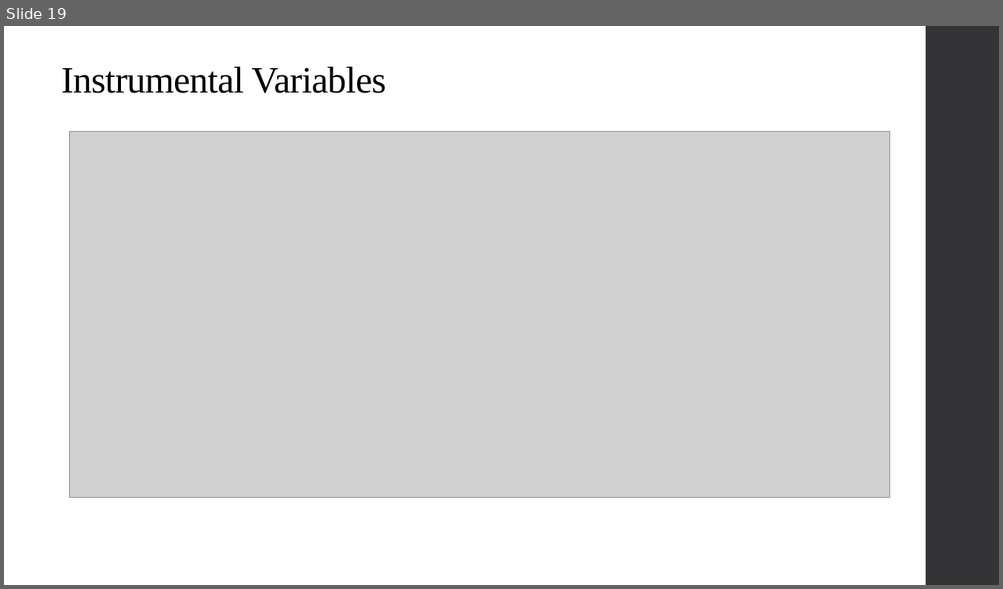
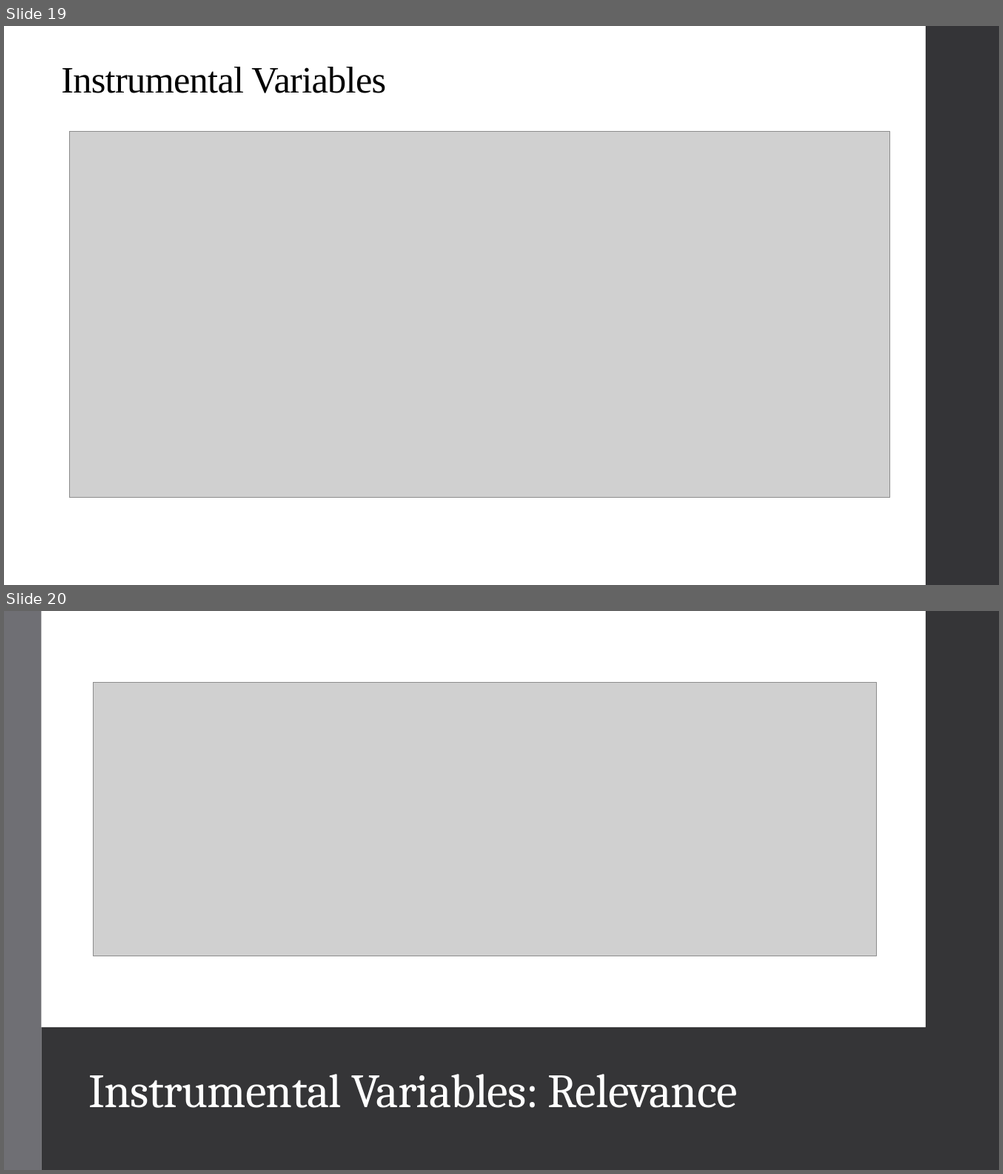
Before and after one commit to qiufei/fork-HAD5744, a slide deck: Lecture06_IV/Lecture6_IVEstimation_2022F.pptx. Shown one above the other, each under a label of ours: slide 19 before the commit, slides 19 and 20 after it. The pictures are 1003x589 and 1003x1174 pixels, drawn with LibreOffice and Linux fonts; fonts in the diff are those of the drawing; grey boxes stand for pictures. Boxes give left, top, right and bottom in pixels: in the first picture for what was removed or moved away, otherwise in the second. Text is boxed around its words. In the diff, an @@ line names an element or a change of style, - is before the commit and + after.

```diff
--- a/Lecture06_IV/Lecture6_IVEstimation_2022F.pptx
+++ b/Lecture06_IV/Lecture6_IVEstimation_2022F.pptx
@@ slide 20 added at [4,611,999,1170], background #FFFFFF; not listed: 1 template element that a slide beside it also shows @@
@@ rectangle added at [4,611,41,1170], fill #6F6F74 @@
@@ rectangle added at [41,611,925,1028], fill #FFFFFF @@
@@ rectangle added at [925,611,999,1170], fill #353537 @@
@@ picture added at [94,683,876,957] @@
@@ rectangle added at [41,1028,925,1170], fill #353537 @@
@@ title added at [88,1074,737,1108], 46 pt, text #FFFFFF @@
+Instrumental Variables: Relevance
```
Also in this commit, not shown: 3 slides changed, 4 other slides added, 2 other files.
